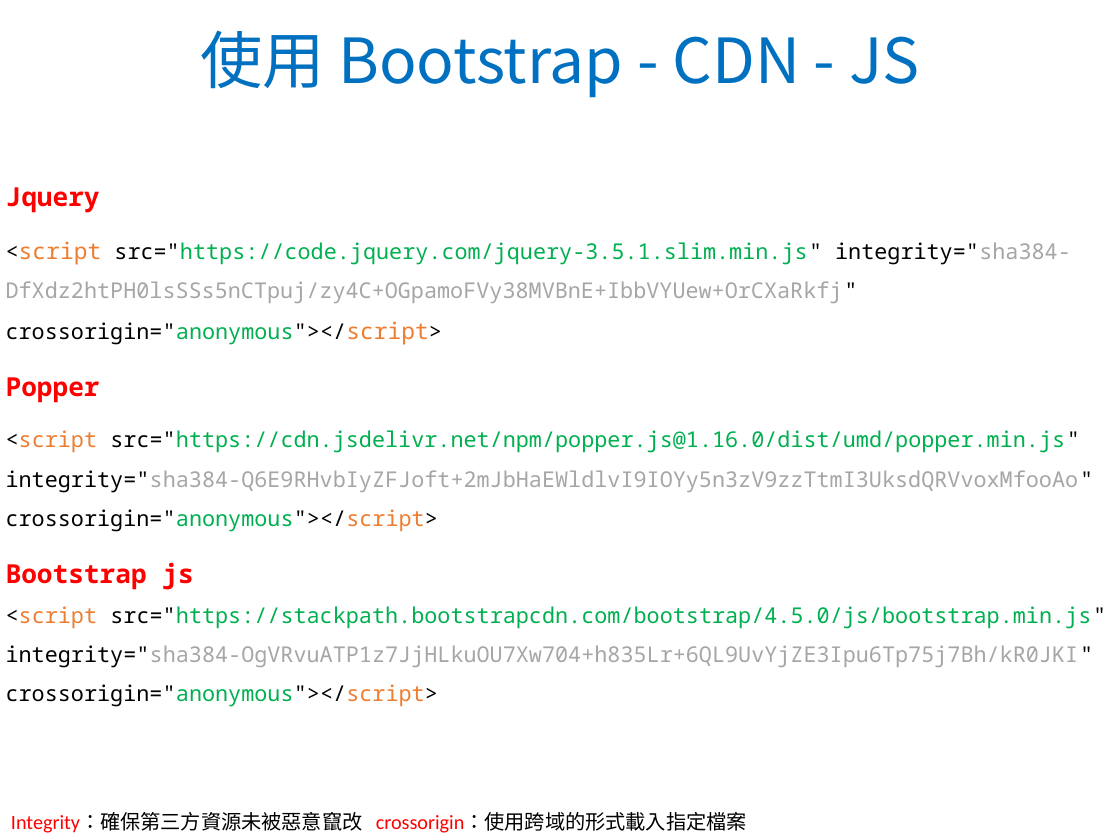
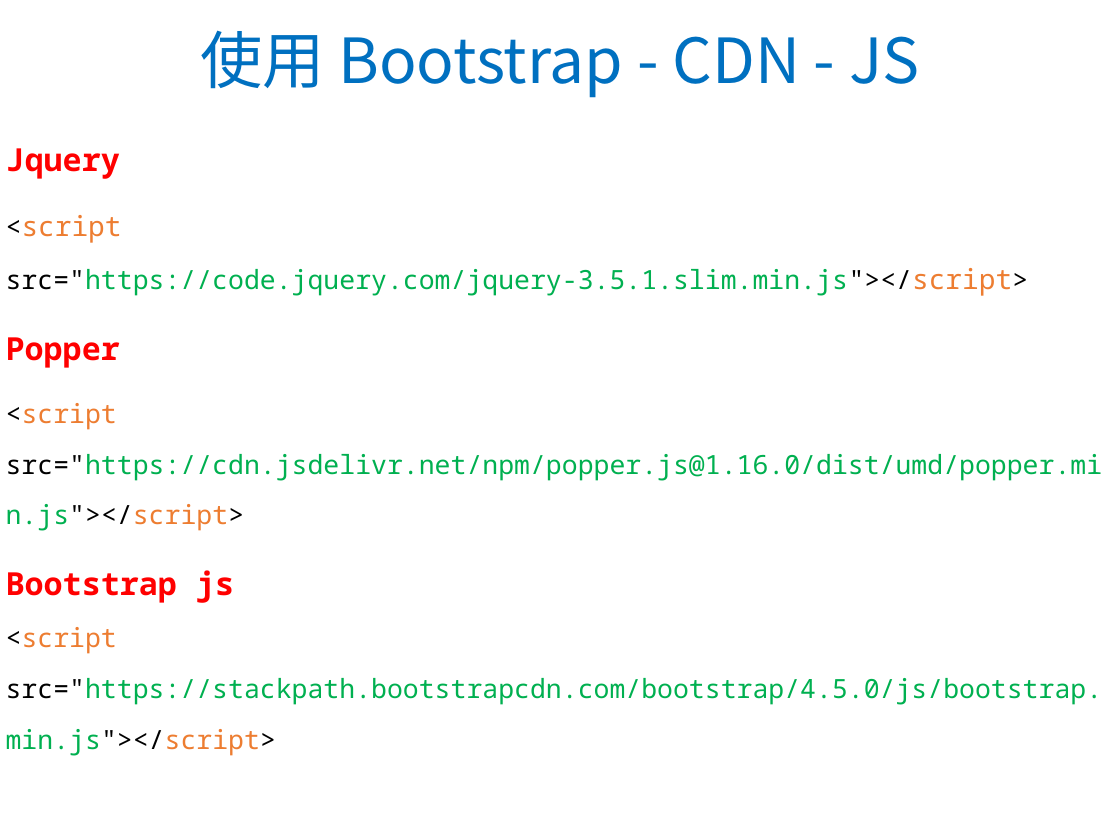
Before and after one commit to WaRTanKE7/WebClubData, a slide deck: slide 6 of 教學簡報/Bootstrap 4.pptx. Drawn at 1120x840 pixels with LibreOffice and Linux fonts; fonts in the diff are those of the drawing; background and template pictures are left out. Boxes give left, top, right and bottom in pixels: in the first picture for what was removed or moved away, otherwise in the second. Text is boxed around its words. In the diff, an @@ line names an element or a change of style, - is before the commit and + after.

Commit message:
ppt update and ex code update

```diff
--- a/教學簡報/Bootstrap 4.pptx
+++ b/教學簡報/Bootstrap 4.pptx
@@ text at [6, 148, 120, 368]: size 16.8 to 20.4 pt in "Jquery", "Popper"; line spacing 1.5 to 1.6 @@
@@ text at [6, 215, 1012, 296]: text changed; size 14 to 17 pt; text colour #A6A6A6 to #00B050 @@
-<script src="https://code.jquery.com/jquery-3.5.1.slim.min.js" integrity="sha384-DfXdz2htPH0lsSSs5nCTpuj/zy4C+OGpamoFVy38MVBnE+IbbVYUew+OrCXaRkfj" crossorigin="anonymous"></script>
+<script src="https://code.jquery.com/jquery-3.5.1.slim.min.js"></script>
@@ text at [6, 403, 1103, 756]: text changed; size 14 to 17 pt @@
-<script src="https://cdn.jsdelivr.net/npm/popper.js@1.16.0/dist/umd/popper.min.js" integrity="sha384-Q6E9RHvbIyZFJoft+2mJbHaEWldlvI9IOYy5n3zV9zzTtmI3UksdQRVvoxMfooAo" crossorigin="anonymous"></script>
-Bootstrap js
-<script src="https://stackpath.bootstrapcdn.com/bootstrap/4.5.0/js/bootstrap.min.js" integrity="sha384-OgVRvuATP1z7JjHLkuOU7Xw704+h835Lr+6QL9UvYjZE3Ipu6Tp75j7Bh/kR0JKI" crossorigin="anonymous"></script>
+<script src="https://cdn.jsdelivr.net/npm/popper.js@1.16.0/dist/umd/popper.min.js"></script>
+Bootstrap js
+<script src="https://stackpath.bootstrapcdn.com/bootstrap/4.5.0/js/bootstrap.min.js"></script>
@@ text removed at [11, 813, 747, 833] @@
-Integrity：確保第三方資源未被惡意竄改 crossorigin：使用跨域的形式載入指定檔案
```
Also in this commit, not shown: 1 other slide changed, 4 other files.
